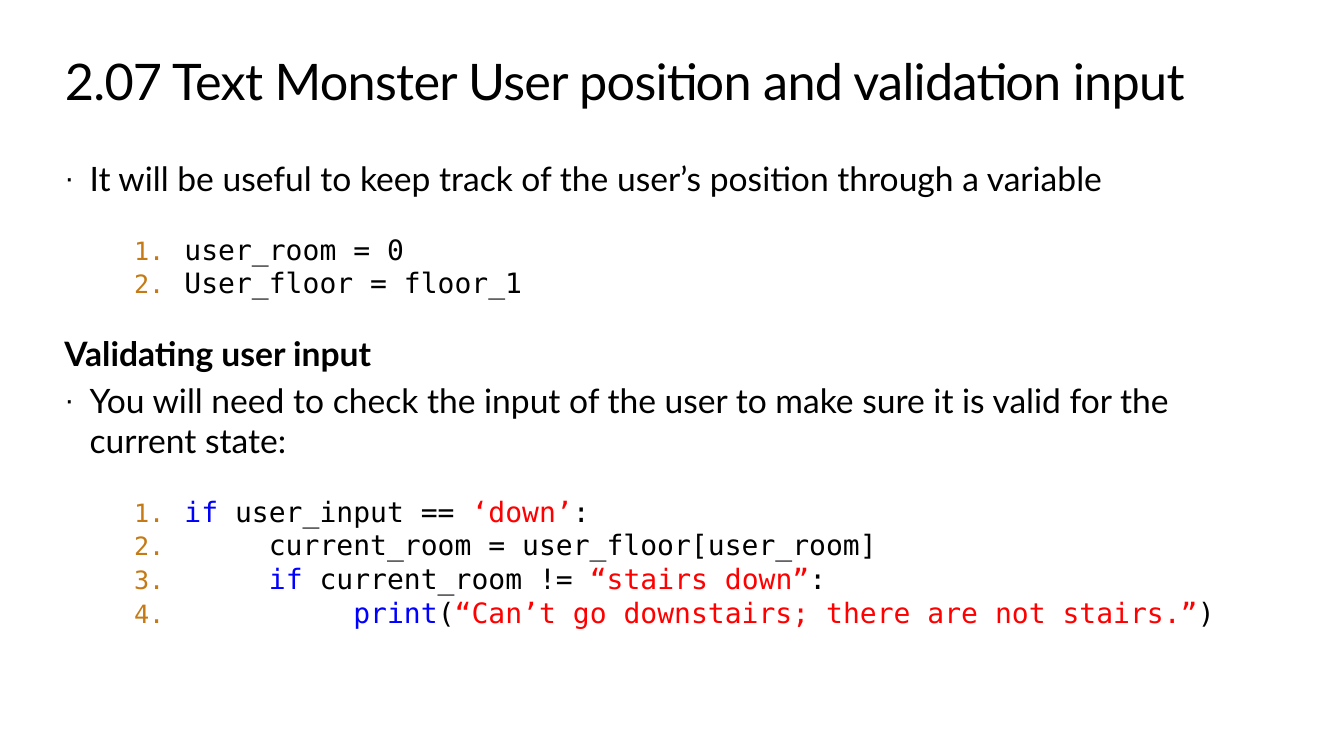
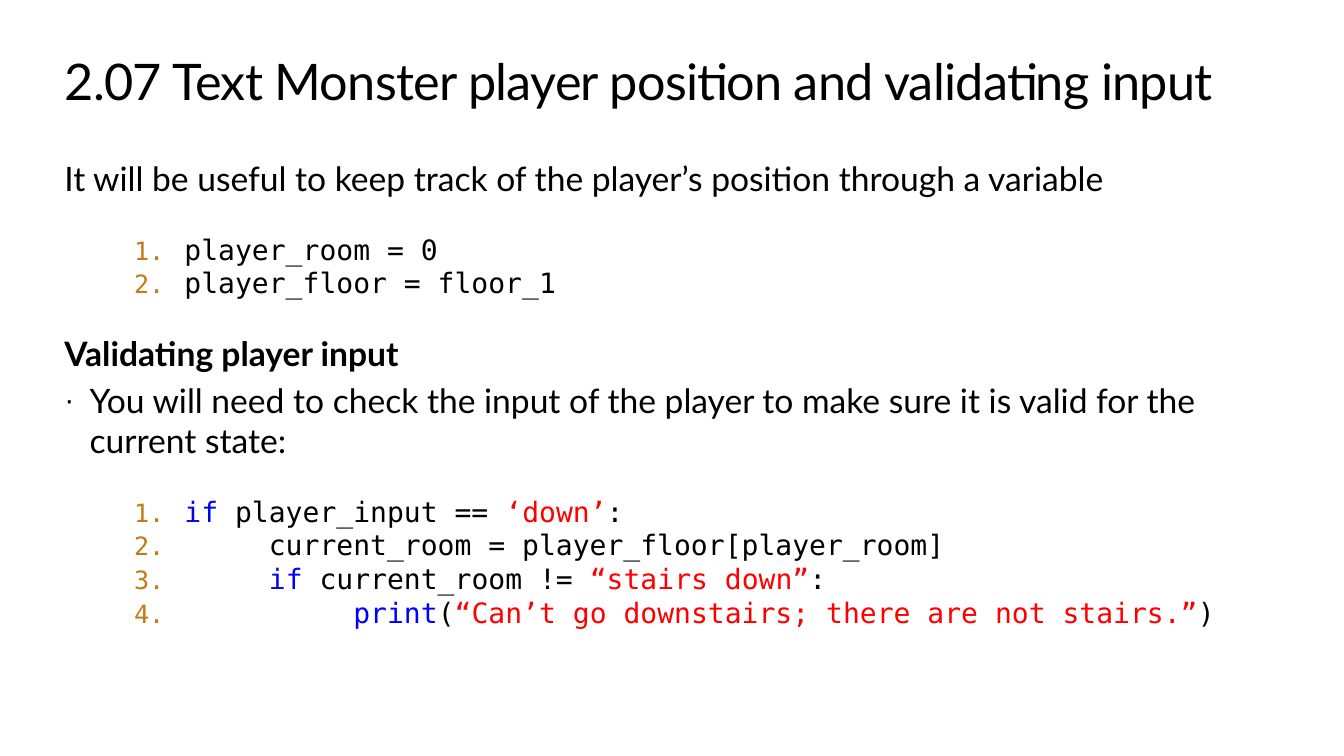
Before and after one commit to TEALSK12/2nd-semester-introduction-to-computer-science, a slide deck: slide 8 of units/2_unit/slidedecks/Intro Python 2.07 TEALS.pptx. Drawn at 1344x756 pixels with LibreOffice and Linux fonts; fonts in the diff are those of the drawing; background and template pictures are left out. Boxes give left, top, right and bottom in pixels: in the first picture for what was removed or moved away, otherwise in the second. Text is boxed around its words. In the diff, an @@ line names an element or a change of style, - is before the commit and + after.

```diff
--- a/units/2_unit/slidedecks/Intro Python 2.07 TEALS.pptx
+++ b/units/2_unit/slidedecks/Intro Python 2.07 TEALS.pptx
@@ title at bbox=[65, 63, 1213, 109]: text changed @@
-2.07 Text Monster User position and validation input
+2.07 Text Monster player position and validating input
@@ text at bbox=[64, 165, 1196, 562]: text changed @@
-· It will be useful to keep track of the user’s position through a variable
-1. user_room = 0
-2. User_floor = floor_1
-Validating user input
-· You will need to check the input of the user to make sure it is valid for the current state:
-1. if user_input == ‘down’:
-2. current_room = user_floor[user_room]
+It will be useful to keep track of the player’s position through a variable
+1. player_room = 0
+2. player_floor = floor_1
+Validating player input
+· You will need to check the input of the player to make sure it is valid for the current state:
+1. if player_input == ‘down’:
+2. current_room = player_floor[player_room]
```
Also in this commit, not shown: 6 other slides changed, 1 slide added, 1 slide removed.
